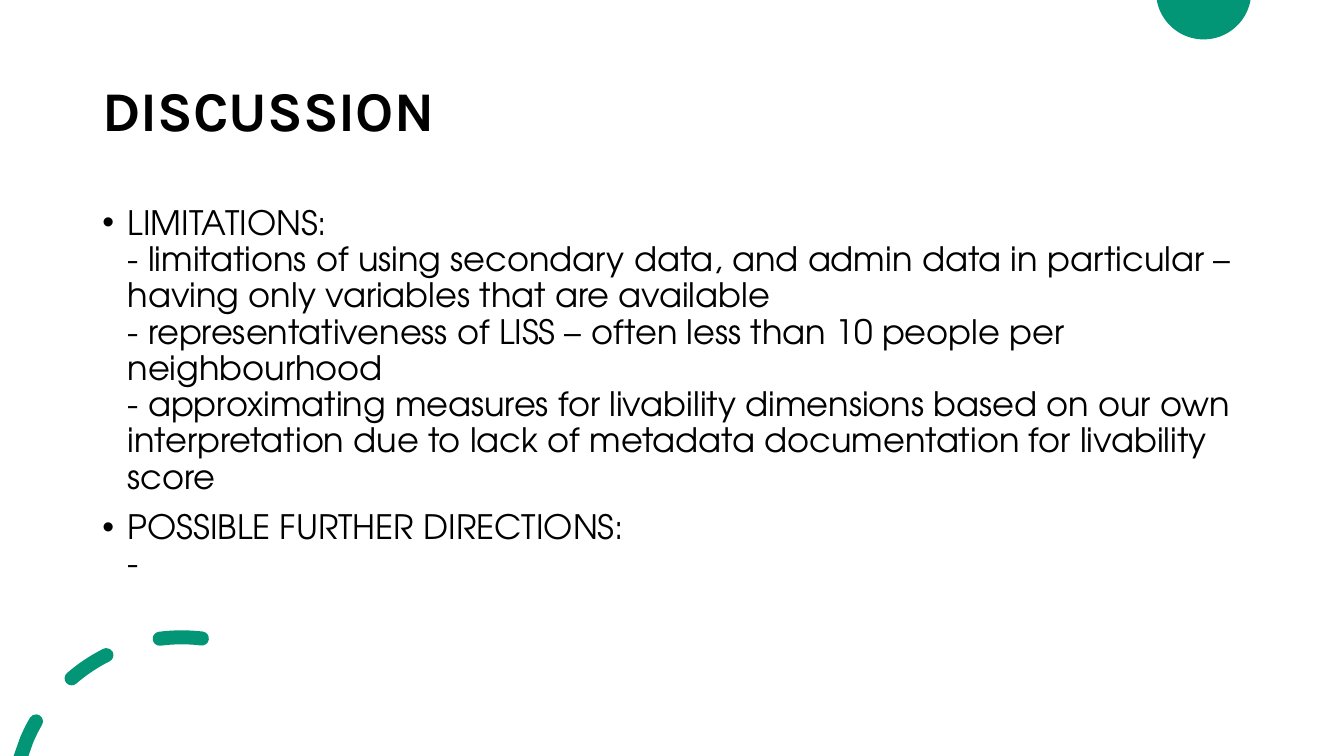
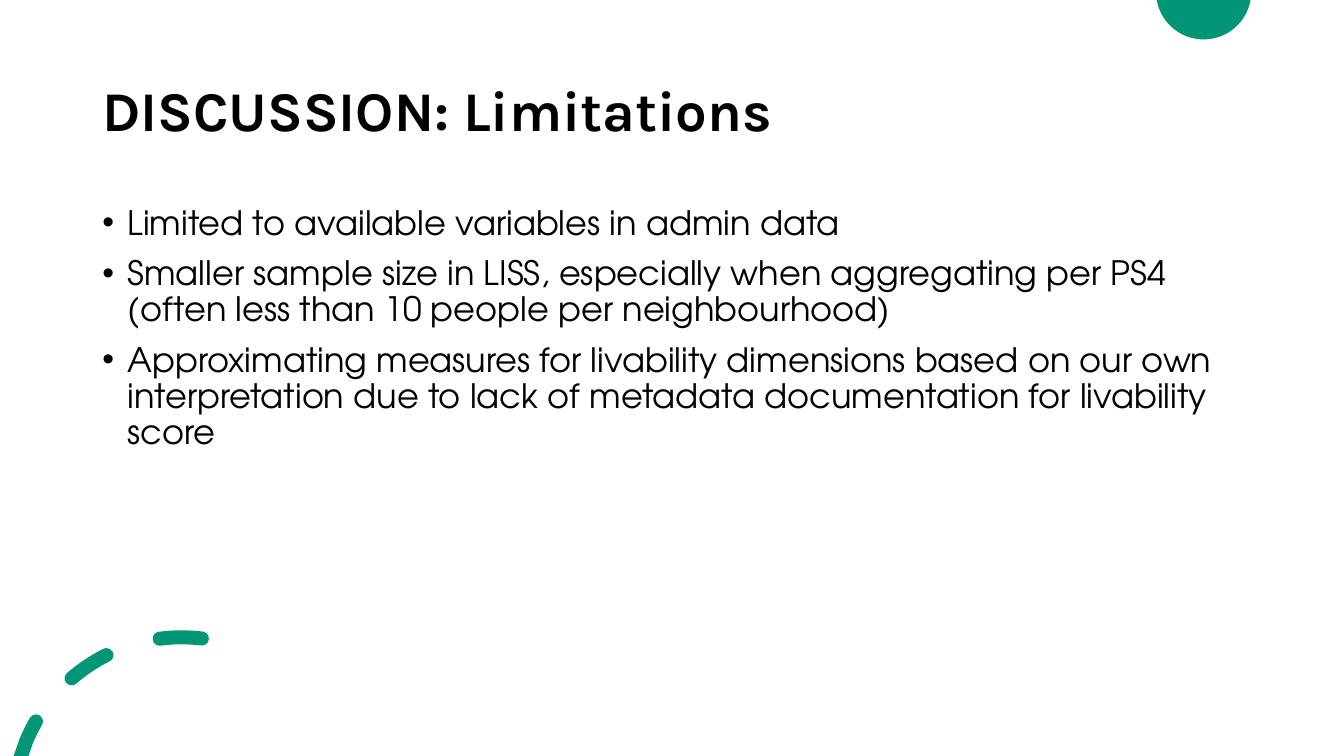
Before and after one commit to ilaluna/LIVING-SICSS, a slide deck: slide 14 of LIVING-SICCS.pptx (slide 8 before the commit). Drawn at 1344x756 pixels with LibreOffice and Linux fonts; fonts in the diff are those of the drawing. Boxes give left, top, right and bottom in pixels: in the first picture for what was removed or moved away, otherwise in the second. Text is boxed around its words. In the diff, an @@ line names an element or a change of style, - is before the commit and + after.

```diff
--- a/LIVING-SICCS.pptx
+++ b/LIVING-SICCS.pptx
@@ title at [102, 91, 772, 132]: text changed @@
-DISCUSSION
+DISCUSSION: Limitations
@@ text at [128, 210, 1212, 445]: text changed @@
-• LIMITATIONS:
-  - limitations of using secondary data, and admin data in particular – having only variables that are available
-  - representativeness of LISS – often less than 10 people per neighbourhood
-  - approximating measures for livability dimensions based on our own interpretation due to lack of metadata documentation for livability score
-• POSSIBLE FURTHER DIRECTIONS:
-  -
+• Limited to available variables in admin data
+• Smaller sample size in LISS, especially when aggregating per PS4 (often less than 10 people per neighbourhood)
+• Approximating measures for livability dimensions based on our own interpretation due to lack of metadata documentation for livability score
```
Also in this commit, not shown: 3 other slides changed, 10 slides added, 2 slides removed.
